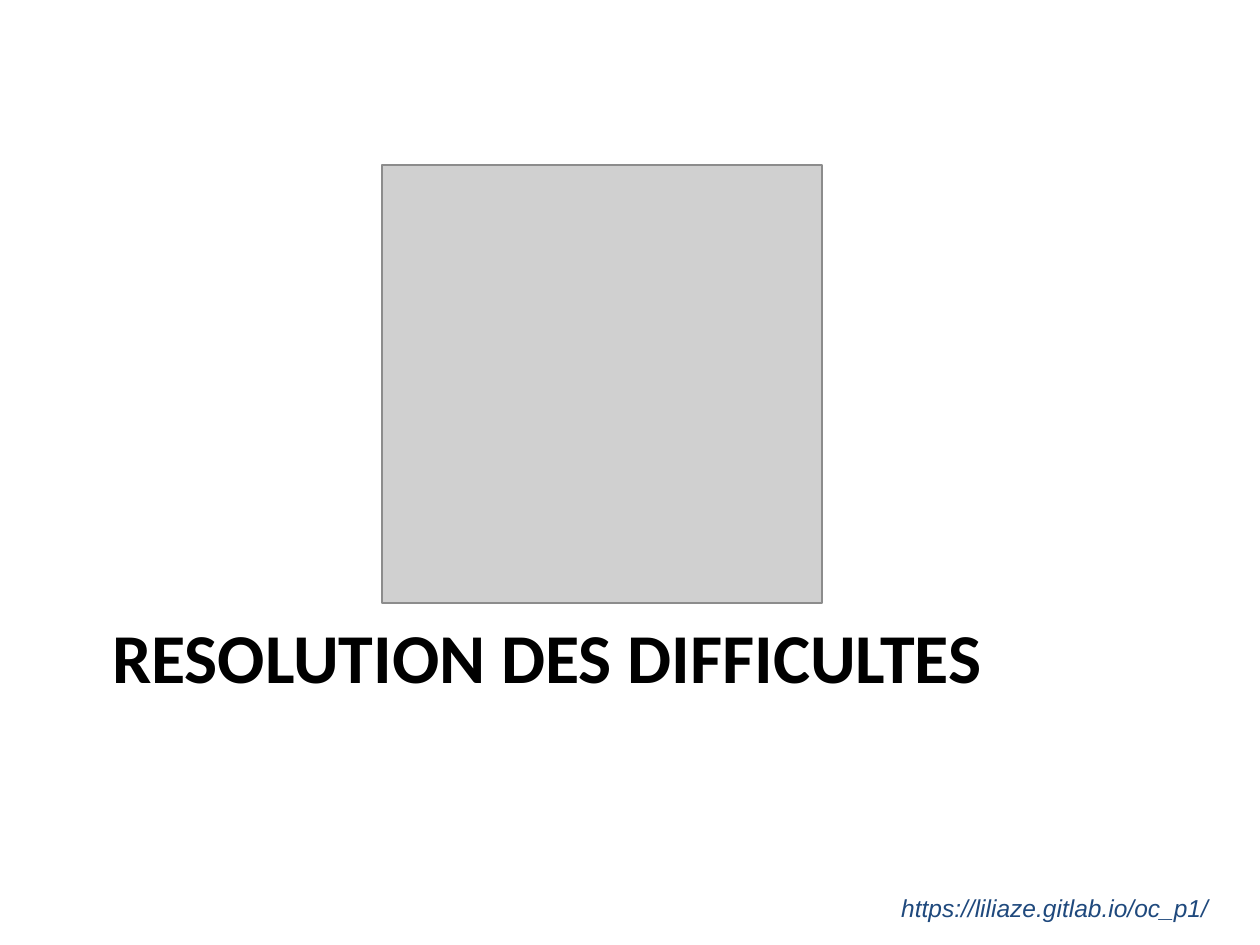
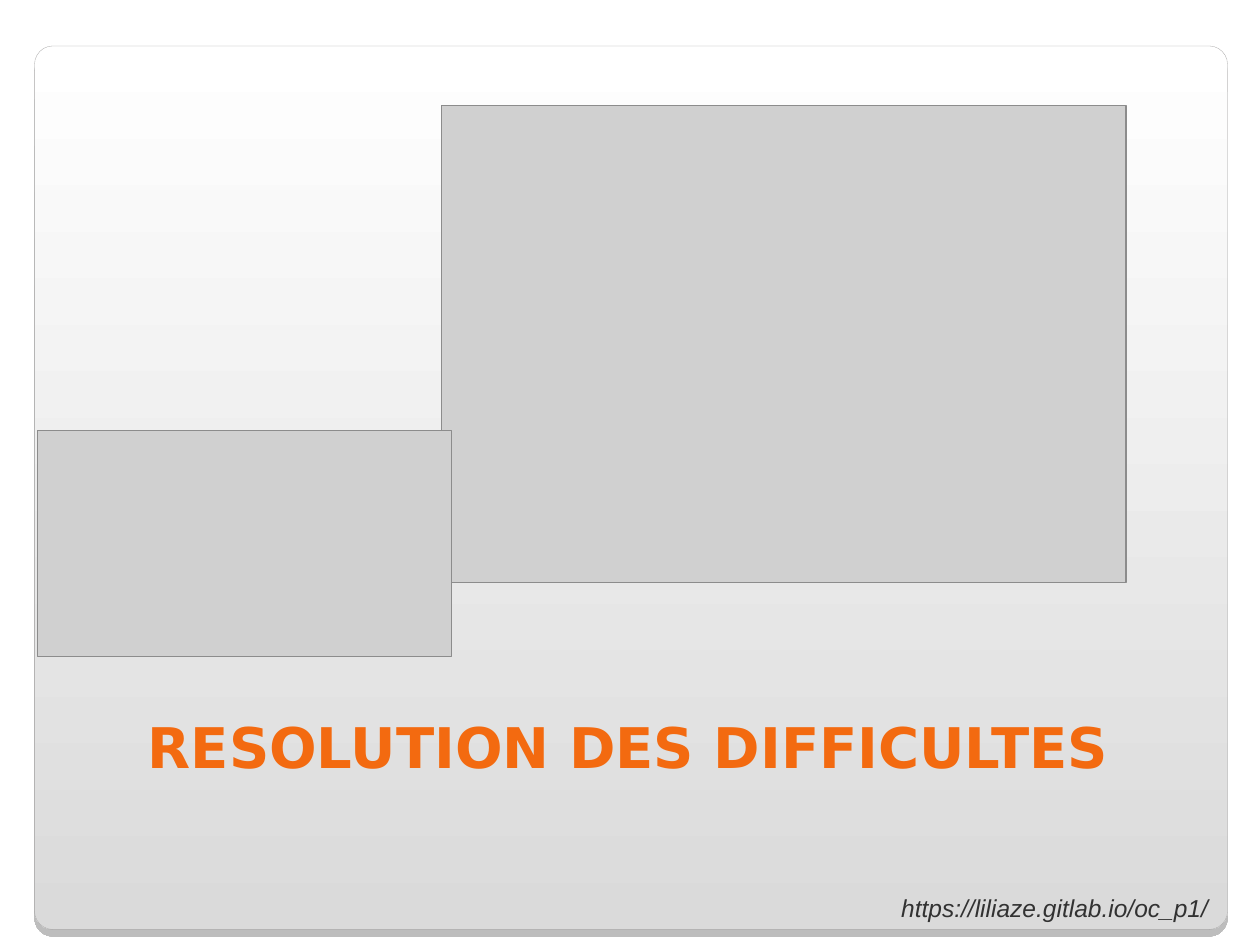
Before and after one commit to Liliaze/Recreer_une_maquette_OC_DWJ_P1, a slide deck: slide 6 of pres_soutenance.ppt (slide 5 before the commit). Drawn at 1260x945 pixels with LibreOffice and Linux fonts; fonts in the diff are those of the drawing; grey boxes stand for pictures; background and template pictures are left out. Boxes give left, top, right and bottom in pixels: in the first picture for what was removed or moved away, otherwise in the second. Text is boxed around its words. In the diff, an @@ line names an element or a change of style, - is before the commit and + after.

```diff
--- a/pres_soutenance.ppt
+++ b/pres_soutenance.ppt
@@ rounded rectangle added at [34,45,1227,929], fill gradient #FFFFFF to #DADADA, outline #A4A3A3 0.17 pt @@
@@ picture: place and size @@
-picture at [382,165,822,604]
+picture at [441,106,1125,583]
@@ picture added at [38,431,452,656] @@
@@ title "RESOLUTION DES DIFFICULTES": place and size @@
-title "RESOLUTION DES DIFFICULTES" at [112,637,982,684]
+title "RESOLUTION DES DIFFICULTES" at [148,726,1109,769]
@@ title "RESOLUTION DES DIFFICULTES" at [148,726,1109,769]: size 40 to 32 pt, font Calibri to DejaVu Sans, text colour #000000 to #F36A10; alignment left to centre; vertical alignment top to bottom @@
@@ text "https://liliaze.gitlab.io/oc_p1/" at [901,899,1208,922]: text colour #1F497D to #323232 @@
```
Also in this commit, not shown: 4 other slides changed, 10 slides added, 4 slides removed, 3 other files.
